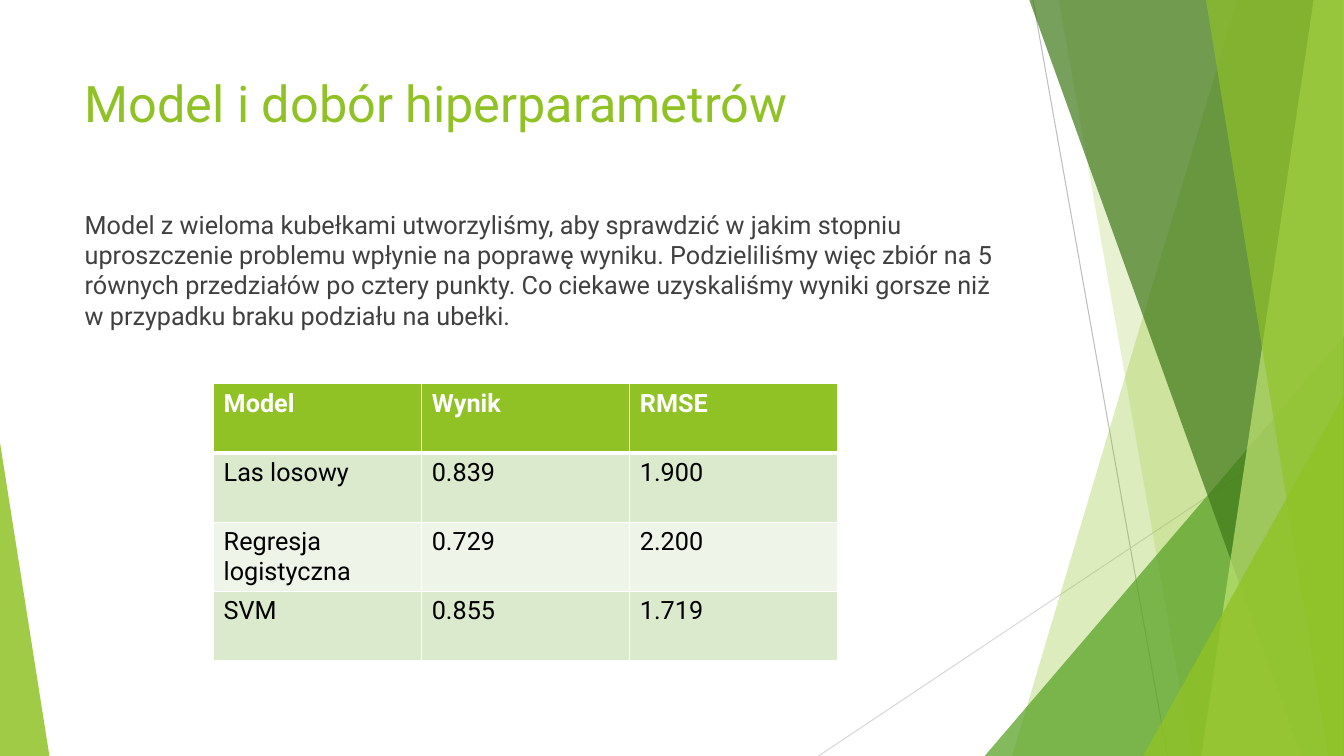
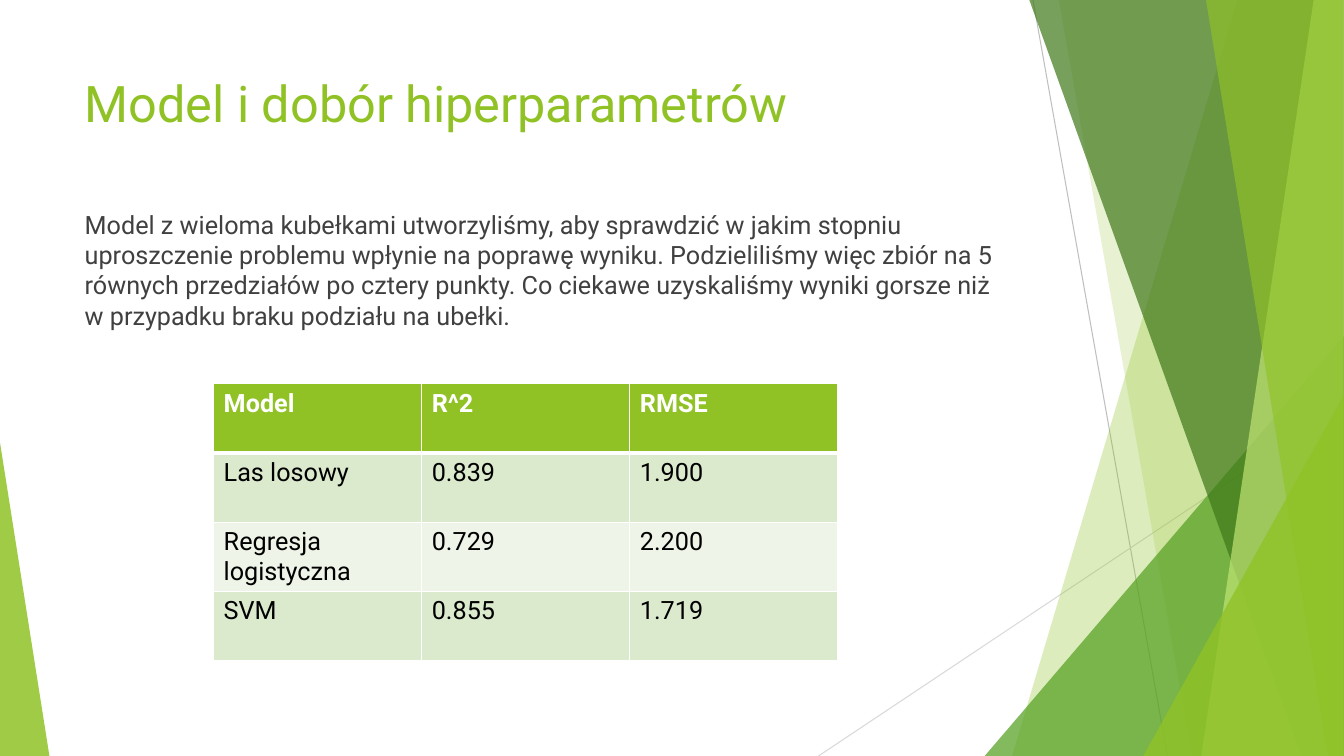
Before and after one commit to mini-pw/2021L-WUM, a slide deck: slide 18 of Projekty/Projekt1/Pawlikowski_Szmajdziński/wum-proj1.pptx. Drawn at 1344x756 pixels with LibreOffice and Linux fonts; fonts in the diff are those of the drawing. Boxes give left, top, right and bottom in pixels: in the first picture for what was removed or moved away, otherwise in the second. Text is boxed around its words. In the diff, an @@ line names an element or a change of style, - is before the commit and + after.

```diff
--- a/Projekty/Projekt1/Pawlikowski_Szmajdziński/wum-proj1.pptx
+++ b/Projekty/Projekt1/Pawlikowski_Szmajdziński/wum-proj1.pptx
@@ table at bbox=[214, 384, 837, 666] @@
-row 1, column 2: Wynik
+row 1, column 2: R^2
```
Also in this commit, not shown: 3 other slides changed.
